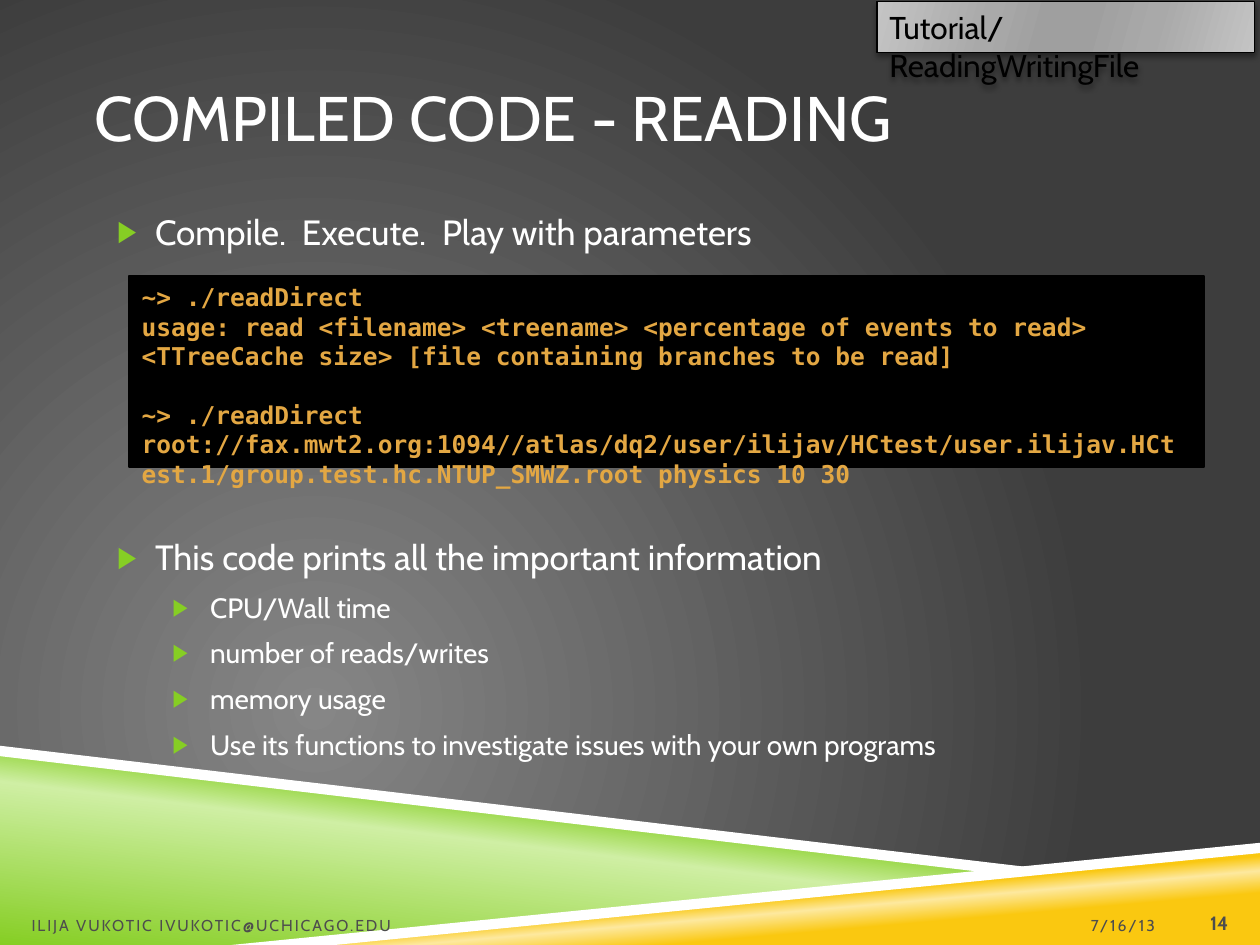
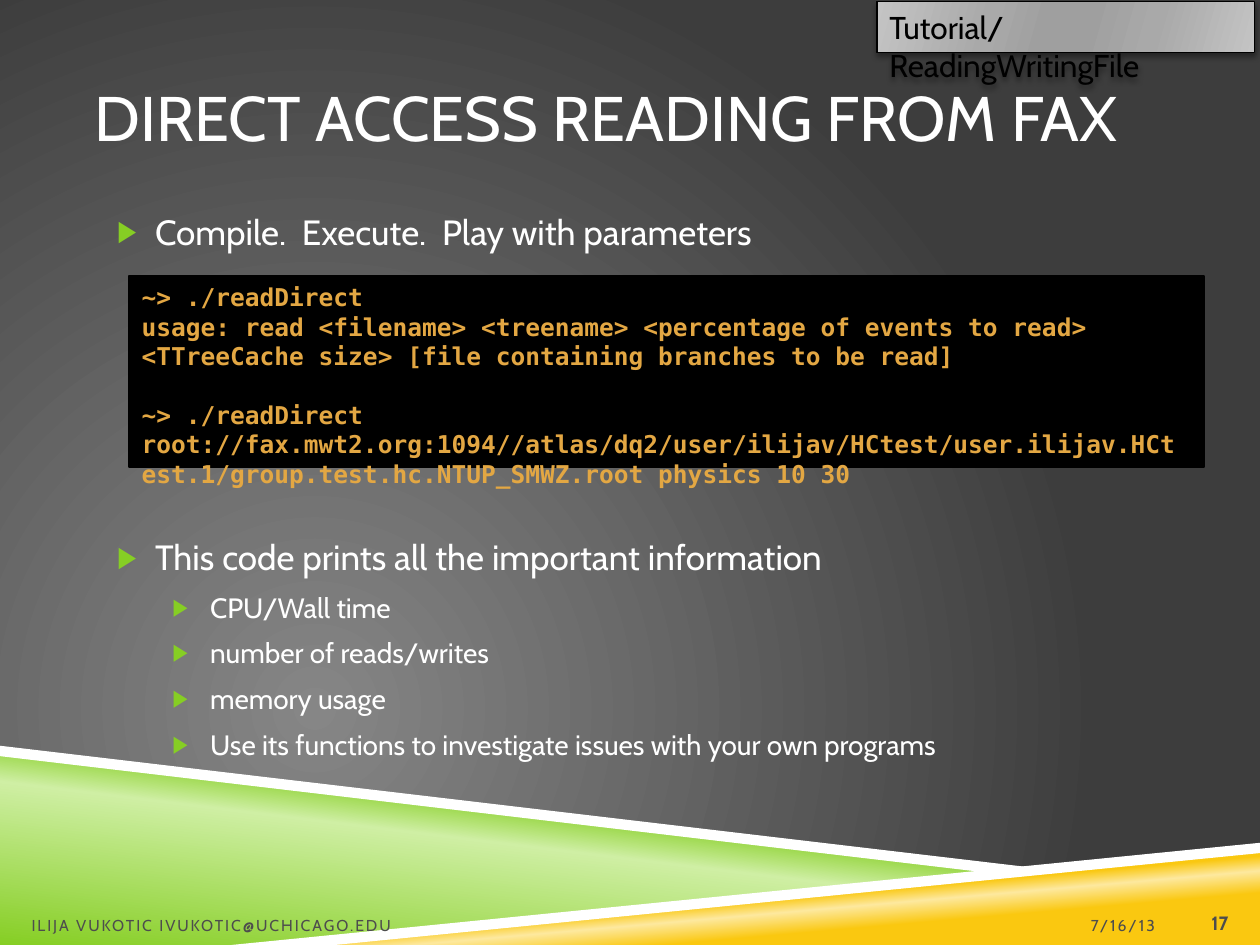
Before and after one commit to ivukotic/Tutorial, a slide deck: slide 17 of Tutorial.pptx (slide 14 before the commit). Drawn at 1260x945 pixels with LibreOffice and Linux fonts; fonts in the diff are those of the drawing; background and template pictures are left out. Boxes give left, top, right and bottom in pixels: in the first picture for what was removed or moved away, otherwise in the second. Text is boxed around its words. In the diff, an @@ line names an element or a change of style, - is before the commit and + after.

```diff
--- a/Tutorial.pptx
+++ b/Tutorial.pptx
@@ title at [94,96,1117,142]: text changed @@
-COMPILED CODE - READING
+DIRECT ACCESS READING FROM FAX
@@ page number at [1211,916,1228,930]: text changed @@
-14
+17
```
Also in this commit, not shown: 15 other slides changed, 4 slides added.
